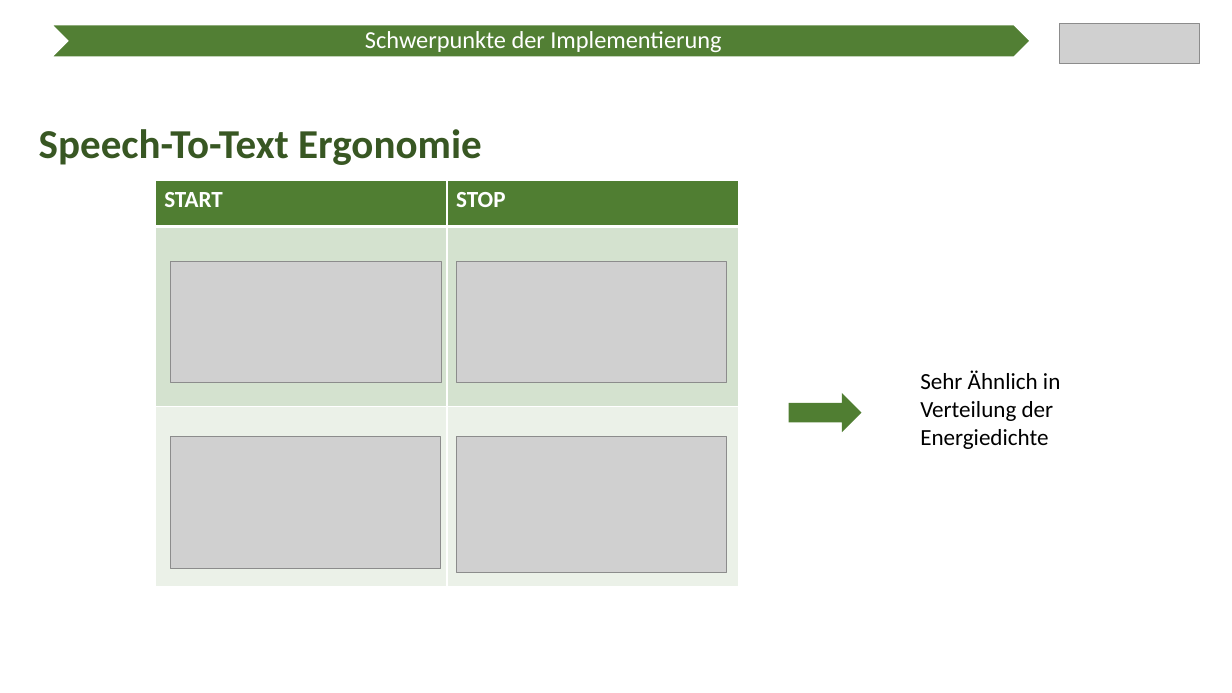
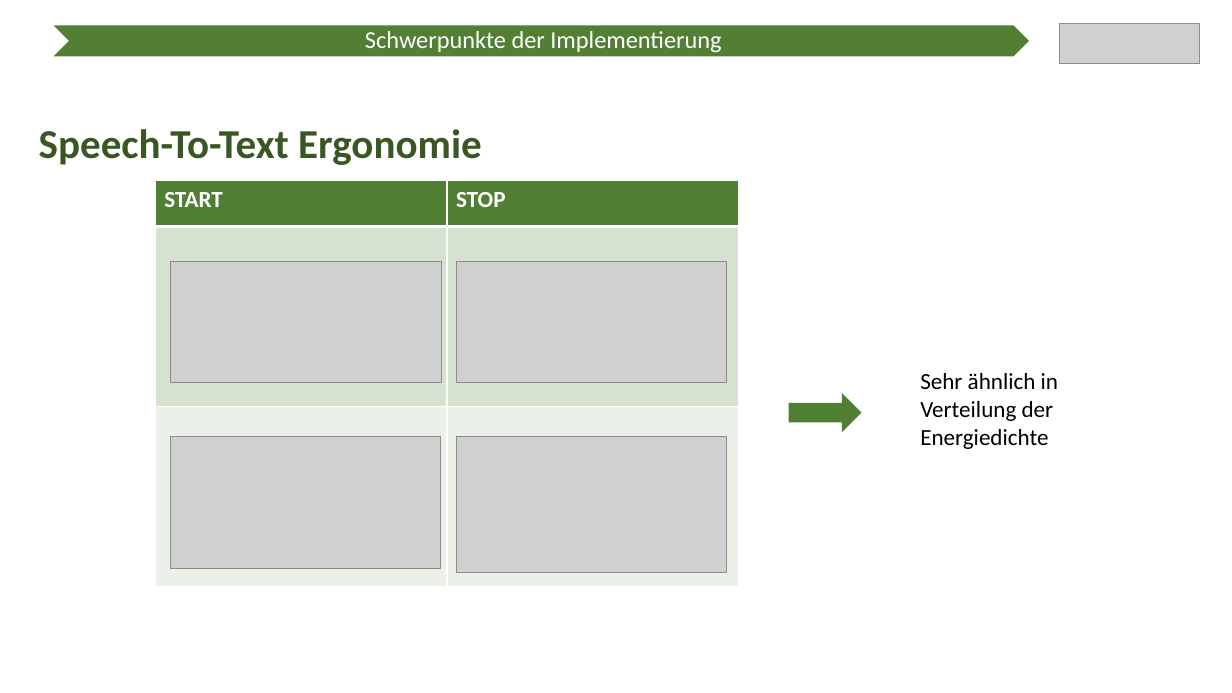
Before and after one commit to Ratoh/SAPLEXA, a slide deck: slide 8 of CavallaroAngelo/Präsentation Wahlmodulvorstellung/SAPlexa Präsentation.pptx (slide 7 before the commit). Drawn at 1232x693 pixels with LibreOffice and Linux fonts; fonts in the diff are those of the drawing; grey boxes stand for pictures. Boxes give left, top, right and bottom in pixels: in the first picture for what was removed or moved away, otherwise in the second. Text is boxed around its words. In the diff, an @@ line names an element or a change of style, - is before the commit and + after.

```diff
--- a/CavallaroAngelo/Präsentation Wahlmodulvorstellung/SAPlexa Präsentation.pptx
+++ b/CavallaroAngelo/Präsentation Wahlmodulvorstellung/SAPlexa Präsentation.pptx
@@ text at [920, 373, 1058, 449]: text changed @@
-Sehr Ähnlich in Verteilung der Energiedichte
+Sehr ähnlich in Verteilung der Energiedichte
```
Also in this commit, not shown: 6 other slides changed, 3 slides added.
